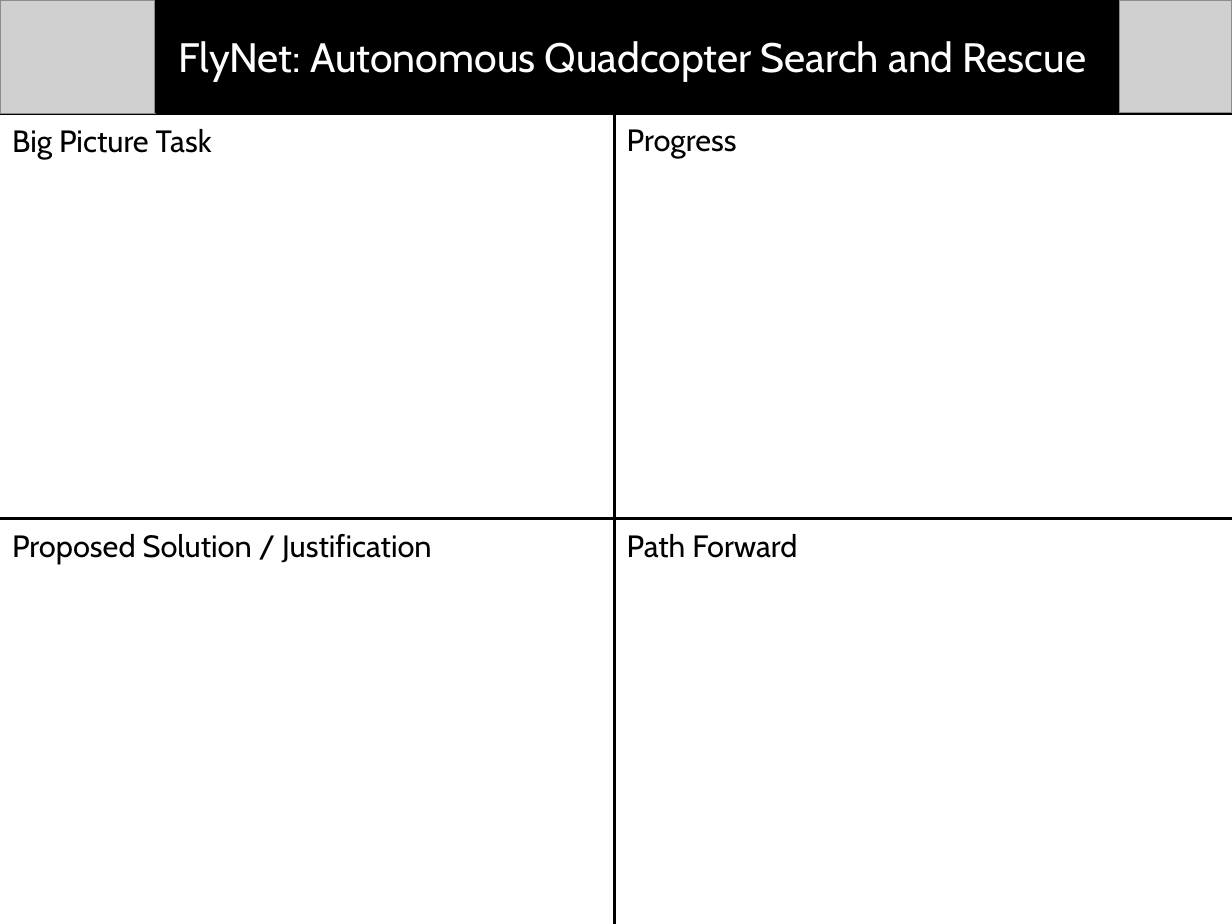
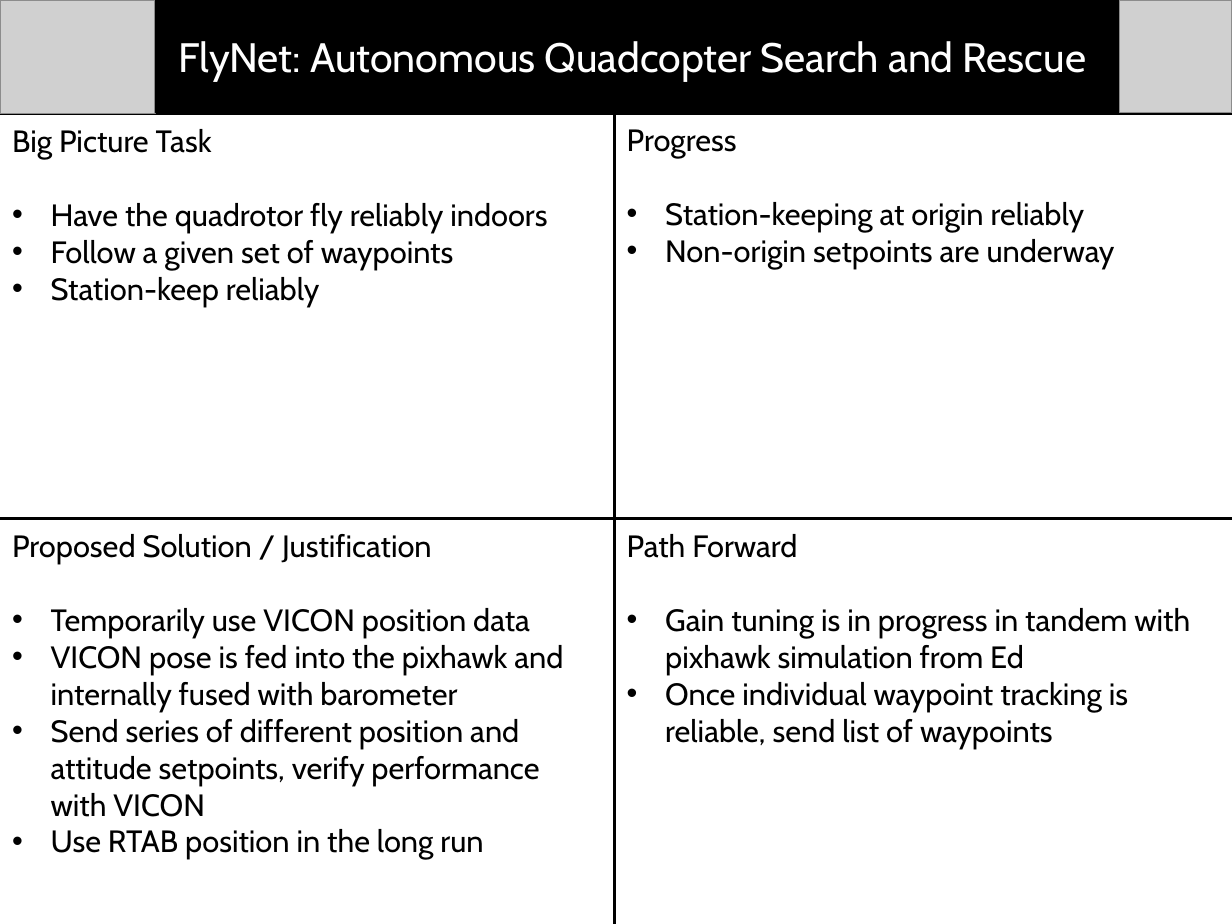
Before and after one commit to dtbinh/FlyNet, a slide deck: slide 1 of Administration/quadchart.pptx. Drawn at 1232x924 pixels with LibreOffice and Linux fonts; fonts in the diff are those of the drawing; grey boxes stand for pictures. Boxes give left, top, right and bottom in pixels: in the first picture for what was removed or moved away, otherwise in the second. Text is boxed around its words. In the diff, an @@ line names an element or a change of style, - is before the commit and + after.

```diff
--- a/Administration/quadchart.pptx
+++ b/Administration/quadchart.pptx
@@ text at [51,203,547,307]: paragraphs added @@
+• Have the quadrotor fly reliably indoors
+• Follow a given set of waypoints
+• Station-keep reliably
@@ text at [665,202,1115,268]: paragraphs added @@
+• Station-keeping at origin reliably
+• Non-origin setpoints are underway
@@ text at [51,608,563,859]: paragraphs added @@
+• Temporarily use VICON position data
+• VICON pose is fed into the pixhawk and internally fused with barometer
+• Send series of different position and attitude setpoints, verify performance with VICON
+• Use RTAB position in the long run
@@ text at [665,608,1190,748]: paragraphs added @@
+• Gain tuning is in progress in tandem with pixhawk simulation from Ed
+• Once individual waypoint tracking is reliable, send list of waypoints
```
Also in this commit, not shown: 8 other files.
